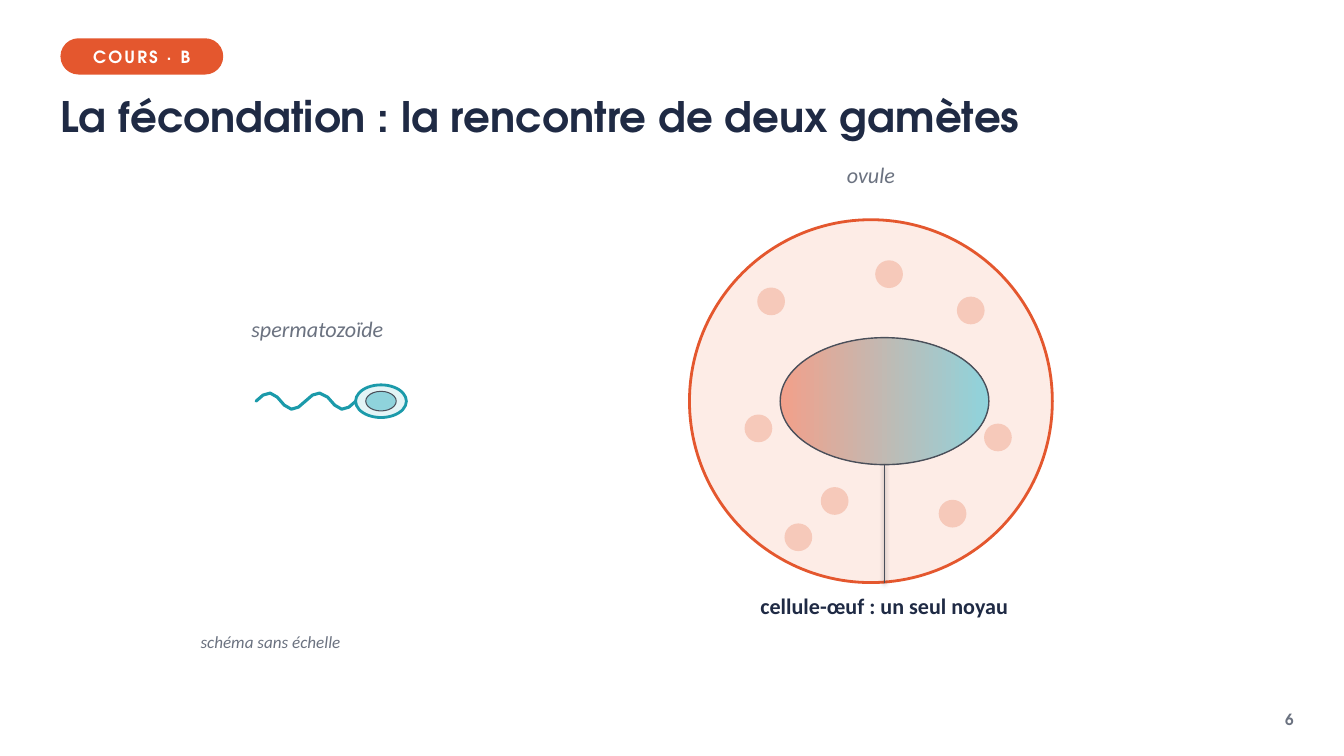
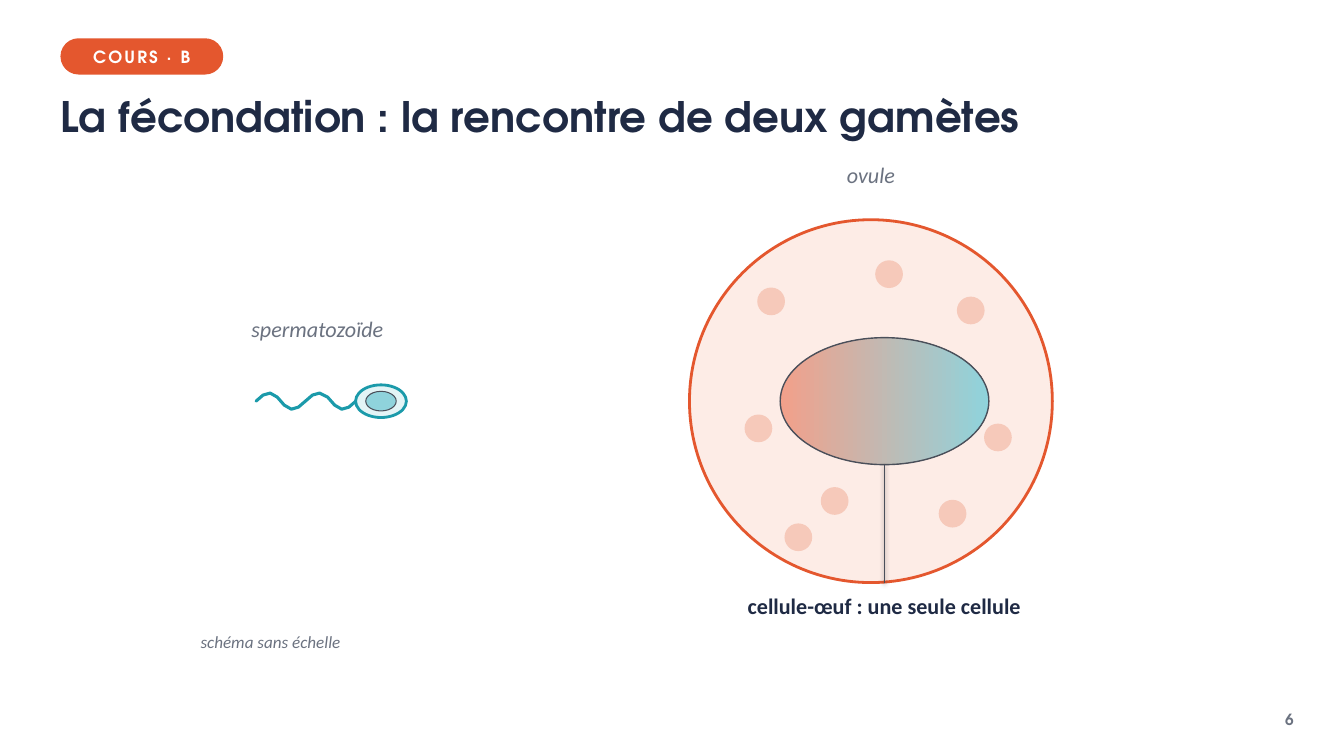
Before and after one commit to VinceIXIV/SVT-cour, a slide deck: slide 6 of cours/4e/S27-la-fecondation-la-rencontre-de-deux-cellules/4e-S27-diaporama.pptx. Drawn at 1344x756 pixels with LibreOffice and Linux fonts; fonts in the diff are those of the drawing. Boxes give left, top, right and bottom in pixels: in the first picture for what was removed or moved away, otherwise in the second. Text is boxed around its words. In the diff, an @@ line names an element or a change of style, - is before the commit and + after.

```diff
--- a/cours/4e/S27-la-fecondation-la-rencontre-de-deux-cellules/4e-S27-diaporama.pptx
+++ b/cours/4e/S27-la-fecondation-la-rencontre-de-deux-cellules/4e-S27-diaporama.pptx
@@ text at (x1=748, y1=598, x2=1021, y2=614): text changed @@
-cellule-œuf : un seul noyau
+cellule-œuf : une seule cellule
```
Also in this commit, not shown: 2 other slides changed, 29 other files.
